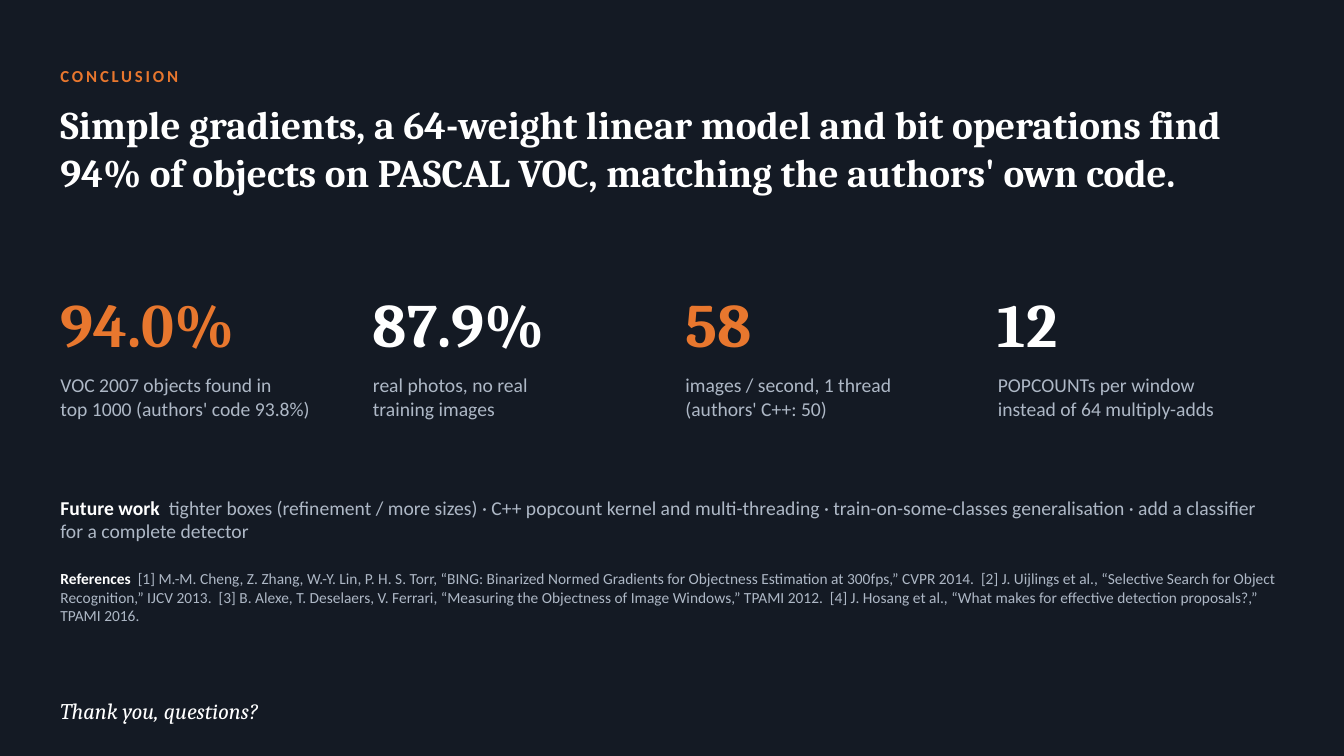
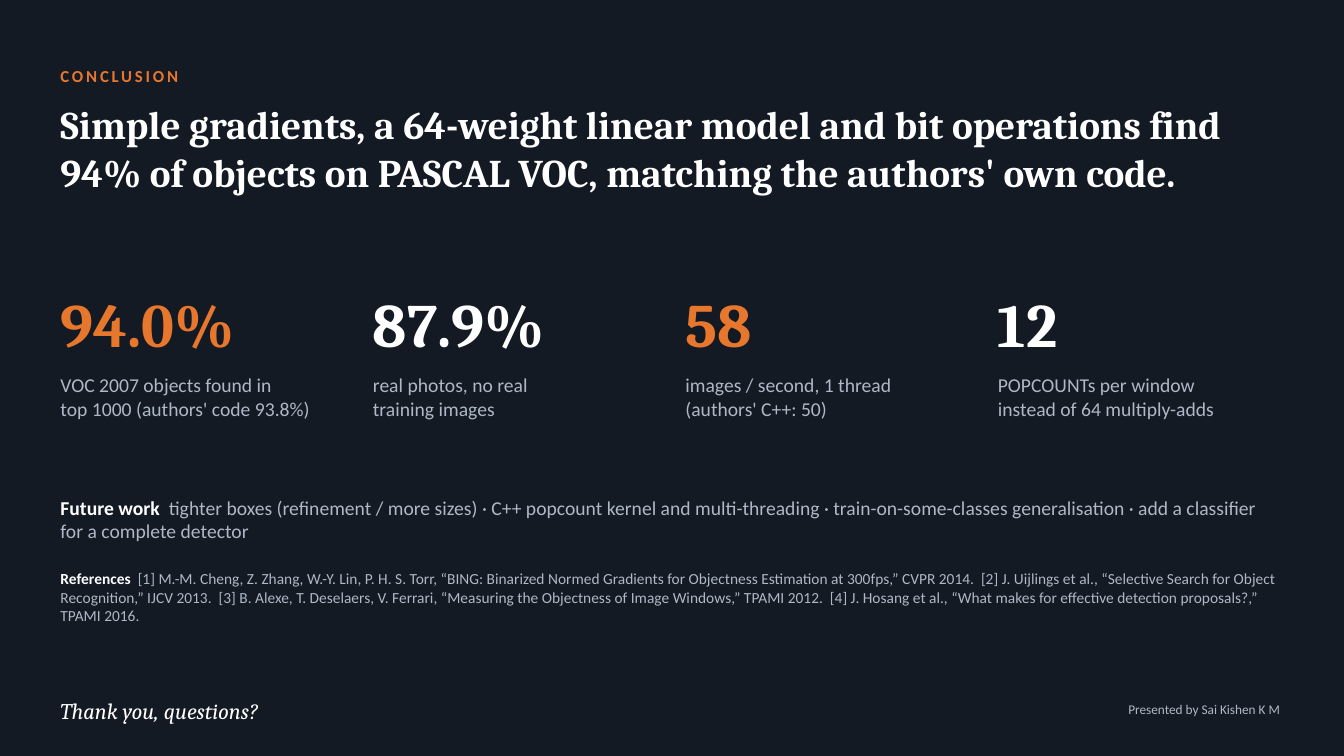
Before and after one commit to hari18305/cvprojectg10, a slide deck: slide 12 of presentation/BING_Objectness_Group10.pptx. Drawn at 1344x756 pixels with LibreOffice and Linux fonts; fonts in the diff are those of the drawing. Boxes give left, top, right and bottom in pixels: in the first picture for what was removed or moved away, otherwise in the second. Text is boxed around its words. In the diff, an @@ line names an element or a change of style, - is before the commit and + after.

```diff
--- a/presentation/BING_Objectness_Group10.pptx
+++ b/presentation/BING_Objectness_Group10.pptx
@@ text added at [1128,705,1280,716], 9.5 pt, text #AEB8C6 @@
+Presented by Sai Kishen K M
```
Also in this commit, not shown: 10 other slides changed, 4 other files.
